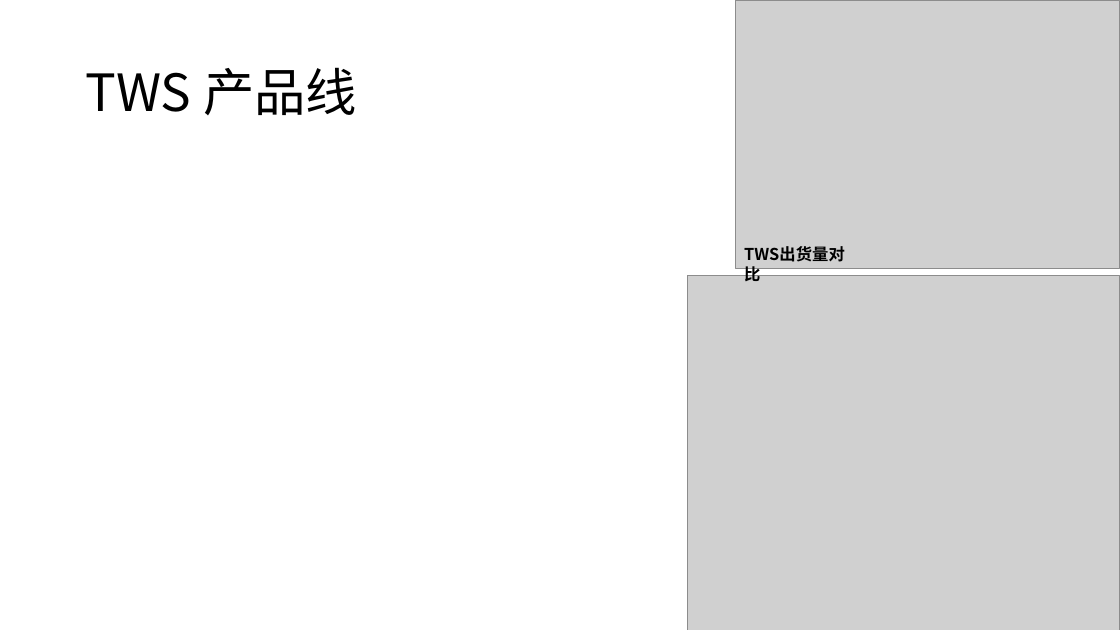
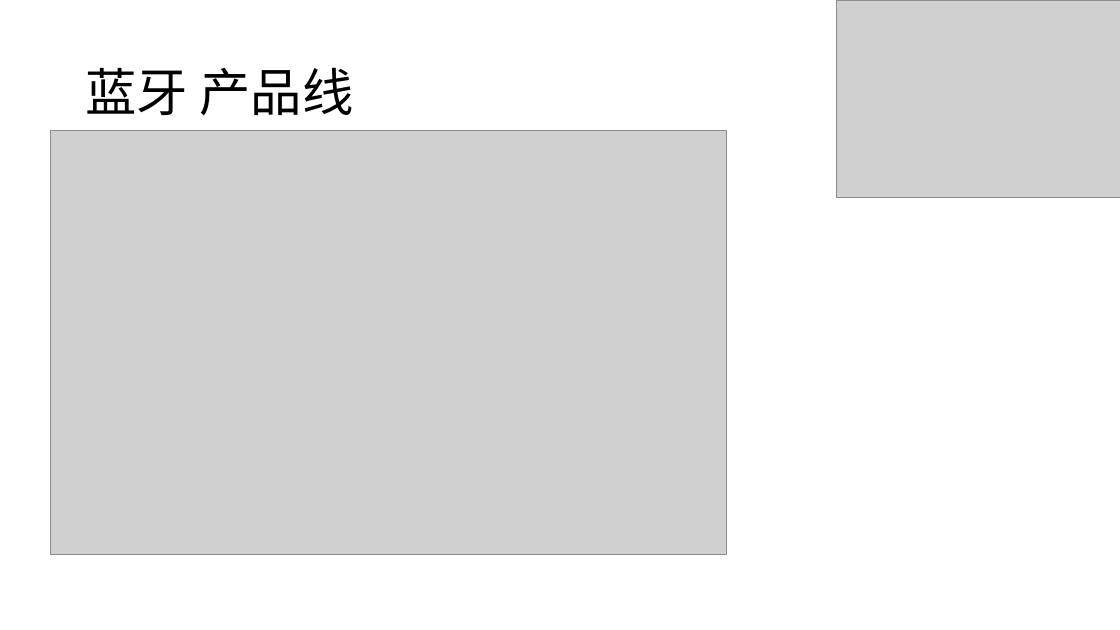
Before and after one commit to rosabai666/soundec, a slide deck: slide 7 of 2023/02产品/SNC8x/01)竞品分析/00)竞品芯片分析/品牌产品路线分析/Realtek/Realtek产品线分析2.pptx (slide 11 before the commit). Drawn at 1120x630 pixels with LibreOffice and Linux fonts; fonts in the diff are those of the drawing; grey boxes stand for pictures. Boxes give left, top, right and bottom in pixels: in the first picture for what was removed or moved away, otherwise in the second. Text is boxed around its words. In the diff, an @@ line names an element or a change of style, - is before the commit and + after.

```diff
--- a/2023/02产品/SNC8x/01)竞品分析/00)竞品芯片分析/品牌产品路线分析/Realtek/Realtek产品线分析2.pptx
+++ b/2023/02产品/SNC8x/01)竞品分析/00)竞品芯片分析/品牌产品路线分析/Realtek/Realtek产品线分析2.pptx
@@ picture: place and size @@
-picture at [736, 0, 1120, 268]
+picture at [837, 0, 1120, 198]
@@ title at [85, 67, 354, 115]: text changed @@
-TWS 产品线
+蓝牙 产品线
@@ picture added at [50, 131, 727, 555] @@
@@ text removed at [736, 240, 870, 269] @@
-TWS出货量对比
@@ picture removed at [688, 276, 1120, 630] @@
```
Also in this commit, not shown: 2 other slides changed, 1 slide added, 1 slide removed, 3 other files.
